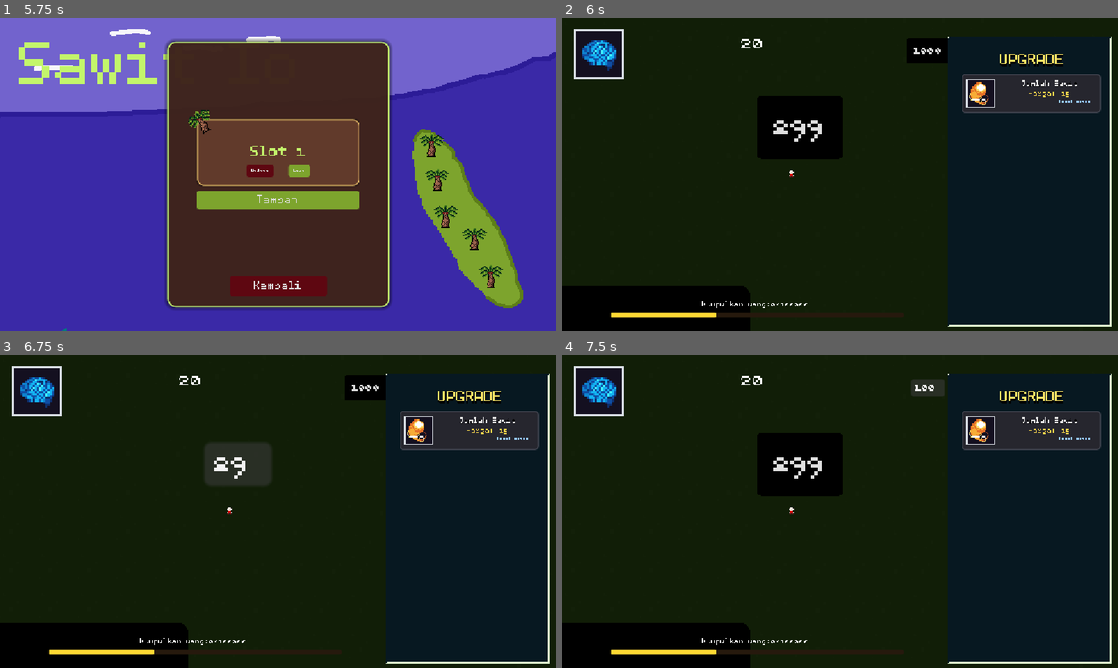
Above: before the commit, frames 1-4 (two rows, left to right).
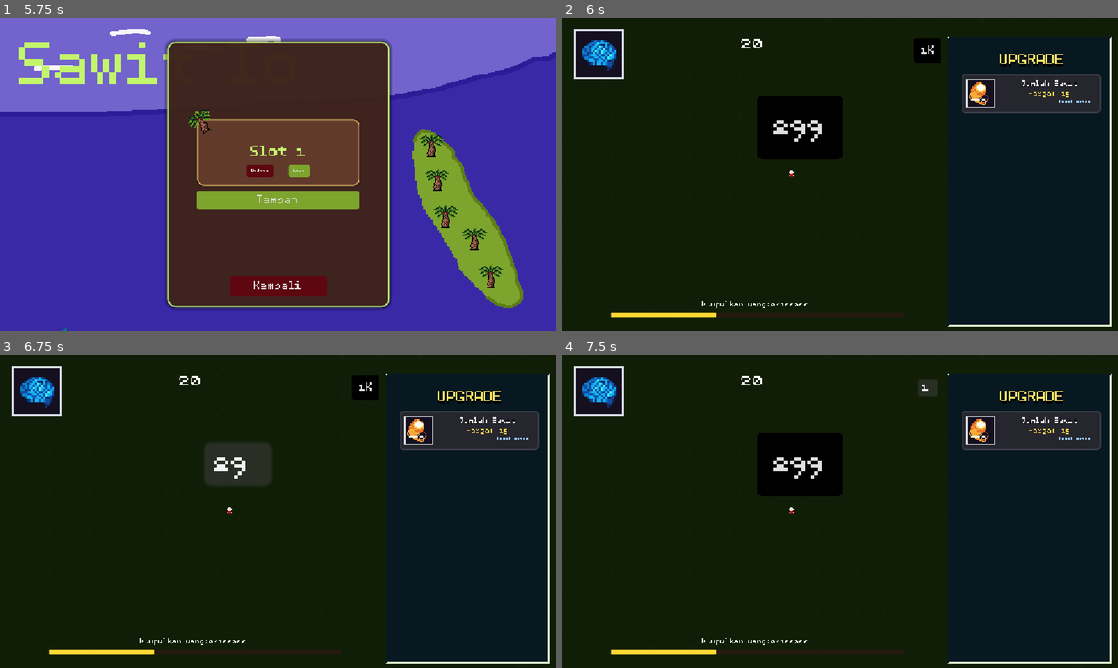
Above: after the commit, the same moments.

Repository: azizul987/Sawit-io
Game: Godot game, scene res://Scene/MainMenui.tscn
Same seed, same stepped clock (60 frames per second), same inputs: the game is played once before the commit and once after it. Sound files missing from this copy of the repository are replaced by a short silence.
Inputs (mouse positions are in pixels of both pictures, inside the frame that each line leads up to):
- Up to frame 1 (5.75 s): click "Mulai" at 0.5 s; tap Enter at 1.25 s; drag from (489, 274) to (444, 215) at 1.27 s; click "Tambah" at 2 s; click "Kembali" at 2.75 s; click "Mulai" at 3.5 s; drag from (472, 237) to (439, 180) at 4.27 s; move the mouse to (472, 237) at 5.02 s; hold Right (ui_right) from 5.03 s (still down); hold Q (zoom_in) from 5.03 s (still down); click (472, 237) at 5.17 s
- Up to frame 2 (6 s): release Right (ui_right) at 5.75 s; release Q (zoom_in) at 5.75 s; click "Load" at 5.75 s
- Up to frame 3 (6.75 s): click "299" at 6.5 s
- Up to frame 4 (7.5 s): click (928, 389) at 7.25 s, where only the run before the commit has a clickable "1000"

Frame 1 is identical in both runs. In frame 2, 4.7% of the frame differs, in the area x 0-70%, y 6-100%; in frame 3, 4.7%; in frame 4, 4.6%.

Commit message:
Implement weighted random spawning for trees/workers based on area and independent max cap for workers

Diff:
--- a/Logic/skrip/map.gd
+++ b/Logic/skrip/map.gd
@@ -47,12 +47,16 @@
 	if data.terbuka_default:
 		return
 
+	# Sembunyikan button jika tingkatannya (enum) tidak sesuai dengan settingan kamera/zoom saat ini
+	if data.tipe_wilayah != Point.tipe_wilayah_terbuka:
+		return
+
 	var button := btn_templete.instantiate() as Button
 	wilayah.add_child(button)
 
 	var skala: float = data.skala_button if data != null else 1.0
 
-	button.text =str(wilayah.data.harga)
+	button.text = Point.format_num(float(wilayah.data.harga))
 	button.top_level = true
 	button.clip_text = false
 	button.focus_mode = Control.FOCUS_NONE
@@ -172,25 +176,77 @@
 	# 1 pohon kira-kira butuh area 1500-2000 piksel persegi di layar
 	return max(10, int(total_luas / 1755.0))
 
+func get_current_max_capacity_buruh() -> int:
+	var wil_terbuka = daftar_wilayah.filter(func(w): return w.data and w.data.terbuka_default)
+	return wil_terbuka.size() * 15
+
 func update_max_capacity_by_area() -> void:
 	var max_cap = get_current_max_capacity()
+	var max_cap_buruh = get_current_max_capacity_buruh()
 
 	# Cari upgrade_database, yang di-load di update_menu
-	# Bisa di-broadcast via group atau langsung loop
 	for u in SaveManager.read_save_data().get("upgrades", []):
-		# Sayangnya kita harus mengubah Resource langsung.
 		pass
 
-	# Karena UpgradeDatabase dipegang oleh Ui, kita update langsung via group jika ada
-	get_tree().call_group("upgrade_ui", "_on_max_capacity_changed", max_cap)
+	get_tree().call_group("upgrade_ui", "_on_max_capacity_changed_multi", max_cap, max_cap_buruh)
 
 
 var _recent_spawned_positions: Array[Vector2] = []
+var _pohon_per_wilayah: Dictionary = {}
+var _buruh_per_wilayah: Dictionary = {}
+
+func get_kapasitas_wilayah(poly: Polygon2D) -> int:
+	var luas = hitung_luas_polygon(poly)
+	return max(1, int(luas / 1755.0))
+
+func pick_weighted_wilayah(is_pohon: bool) -> Polygon2D:
+	var wil_terbuka = daftar_wilayah.filter(func(w): return w.data and w.data.terbuka_default and w.has_node("Polygon2D"))
+	if wil_terbuka.is_empty(): return null
+
+	var weights = []
+	var total_weight = 0.0
+
+	for w in wil_terbuka:
+		var poly = w.get_node("Polygon2D")
+		var cap = 0
+		var current = 0
+		if is_pohon:
+			cap = get_kapasitas_wilayah(poly)
+			current = _pohon_per_wilayah.get(w, 0)
+		else:
+			cap = 15
+			current = _buruh_per_wilayah.get(w, 0)
+
+		var rem = cap - current
+		if rem < 0: rem = 0
+
+		# Jika sisa kapasitas 0 (penuh), kasih bobot super kecil agar wilayah yang masih kosong
+		# jauh lebih diprioritaskan, namun mencegah game stuck jika *semua* wilayah penuh.
+		var w_val = float(max(rem, 0.1))
+		weights.append({ "poly": poly, "wil": w, "w": w_val })
+		total_weight += w_val
+
+	var r = randf() * total_weight
+	var acc = 0.0
+	for item in weights:
+		acc += item["w"]
+		if r <= acc:
+			if is_pohon:
+				_pohon_per_wilayah[item["wil"]] = _pohon_per_wilayah.get(item["wil"], 0) + 1
+			else:
+				_buruh_per_wilayah[item["wil"]] = _buruh_per_wilayah.get(item["wil"], 0) + 1
+			return item["poly"]
+
+	var fallback_item = weights.pick_random()
+	if is_pohon:
+		_pohon_per_wilayah[fallback_item["wil"]] = _pohon_per_wilayah.get(fallback_item["wil"], 0) + 1
+	else:
+		_buruh_per_wilayah[fallback_item["wil"]] = _buruh_per_wilayah.get(fallback_item["wil"], 0) + 1
+	return fallback_item["poly"]
 
 func spawn_pohon(silent: bool = false) -> void:
-	var wil = daftar_wilayah.filter(func(w): return w.data and w.data.terbuka_default and w.has_node("Polygon2D"))
-	if wil.is_empty(): return
-	var poly = wil.pick_random().get_node("Polygon2D")
+	var poly = pick_weighted_wilayah(true)
+	if poly == null: return
 
 	var pt = get_random_point_in_polygon(poly, "sawit", 25.0)
 
@@ -223,9 +279,9 @@
 	for i in 150: # Iterasi lebih banyak untuk polygon sempit
 		pt = Vector2(randf_range(rect.position.x, rect.end.x), randf_range(rect.position.y, rect.end.y))
 
-		# Cek margin agar pohon tidak terlalu ke pinggir (spill out)
-		# 1.2 local units = ~36 global pixels, pas untuk ukuran sprite pohon
-		var m = 1.2
+		# Kurangi margin menjadi sangat tipis agar pohon di pinggir batas wilayah bisa menempel
+		# dan bersatu dengan pohon di wilayah sebelahnya (menghilangkan garis kosong)
+		var m = 0.2
 		var is_inside = Geometry2D.is_point_in_polygon(pt, pts) and \
 						Geometry2D.is_point_in_polygon(pt + Vector2(m, 0), pts) and \
 						Geometry2D.is_point_in_polygon(pt - Vector2(m, 0), pts) and \
@@ -264,9 +320,8 @@
 	return fallback_pt
 
 func spawn_buruh(silent: bool = false):
-	var wil = daftar_wilayah.filter(func(w): return w.data and w.data.terbuka_default and w.has_node("Polygon2D"))
-	if wil.is_empty(): return
-	var poly = wil.pick_random().get_node("Polygon2D")
+	var poly = pick_weighted_wilayah(false)
+	if poly == null: return
 
 	# Buruh tidak perlu di-jarakin seketat pohon
 	var pt = get_random_point_in_polygon(poly, "", 0.0)
--- a/Ui/update_menu.gd
+++ b/Ui/update_menu.gd
@@ -23,8 +23,8 @@
 	await get_tree().create_timer(0.2).timeout
 	var map = get_tree().current_scene.get_node_or_null("map")
 	if map:
-		if map.has_method("get_current_max_capacity"):
-			_on_max_capacity_changed(map.get_current_max_capacity())
+		if map.has_method("get_current_max_capacity") and map.has_method("get_current_max_capacity_buruh"):
+			_on_max_capacity_changed_multi(map.get_current_max_capacity(), map.get_current_max_capacity_buruh())
 
 	if upgrade_database and map:
 		for u in upgrade_database.upgrades:
@@ -115,11 +115,14 @@
 	Point.check_missions()
 	SaveManager.save_game()
 
-func _on_max_capacity_changed(new_max: int) -> void:
+func _on_max_capacity_changed_multi(max_pohon: int, max_buruh: int) -> void:
 	if upgrade_database == null: return
 	for u in upgrade_database.upgrades:
-		if u and (u.upgrade_name == "Jumlah Sawit" or u.upgrade_name == "Pohon Sawit" or u.upgrade_name == "Rekrut"):
-			u.max_level = new_max
+		if u:
+			if u.upgrade_name == "Jumlah Sawit" or u.upgrade_name == "Pohon Sawit":
+				u.max_level = max_pohon
+			elif u.upgrade_name == "Rekrut":
+				u.max_level = max_buruh
 
 	# Reload display buttons to reflect new max level
 	generate_upgrade_buttons()
